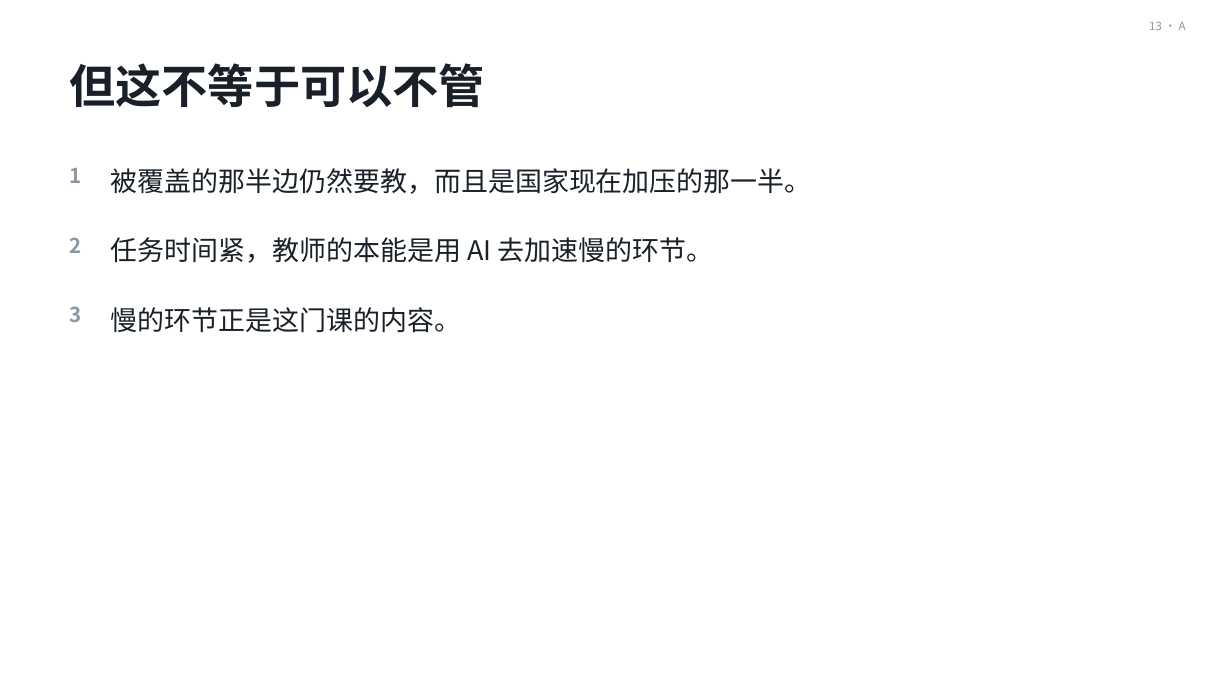
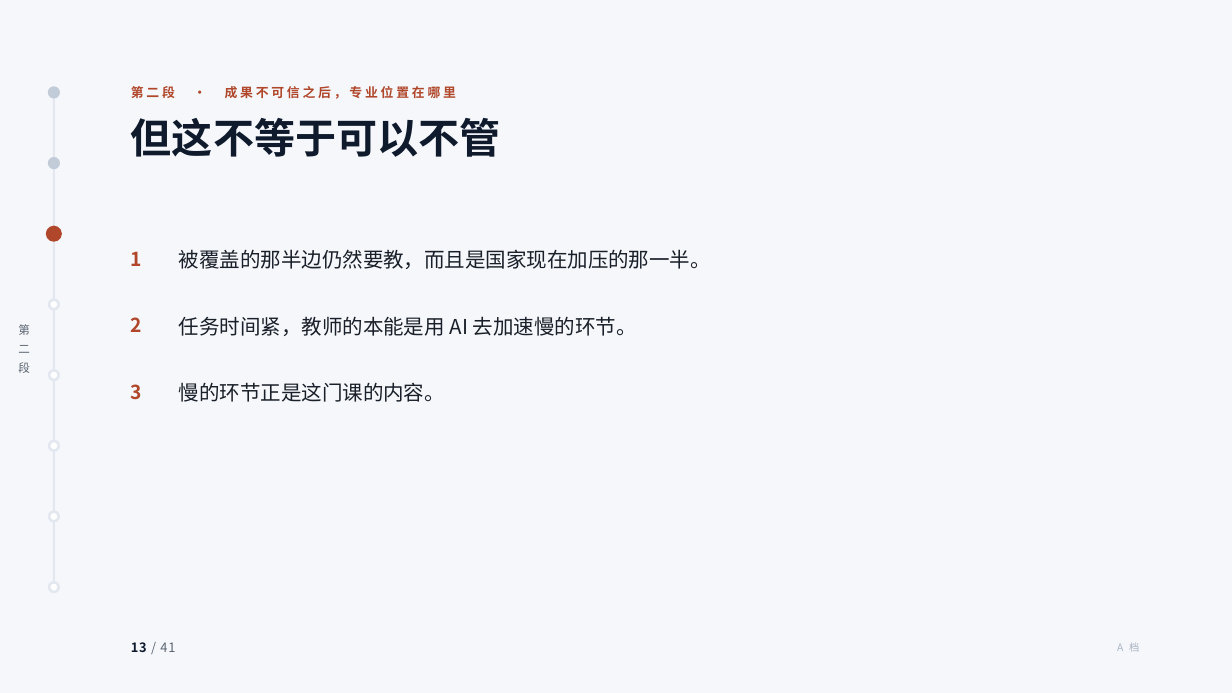
Before and after one commit to tonyxinvip/slides, a slide deck: slide 13 of comprehensive-practice-ai/做中学与综合实践活动.pptx. Drawn at 1232x693 pixels with LibreOffice and Linux fonts; fonts in the diff are those of the drawing. Boxes give left, top, right and bottom in pixels: in the first picture for what was removed or moved away, otherwise in the second. Text is boxed around its words. In the diff, an @@ line names an element or a change of style, - is before the commit and + after.

```diff
--- a/comprehensive-practice-ai/做中学与综合实践活动.pptx
+++ b/comprehensive-practice-ai/做中学与综合实践活动.pptx
@@ background #FFFFFF to #F5F7FB @@
@@ text removed at bbox=[1149, 21, 1186, 30] @@
-13 · A
@@ ellipse added at bbox=[49, 88, 58, 97], fill #C2CBD8, outline #C2CBD8 2 pt @@
@@ text added at bbox=[131, 86, 456, 99], 10 pt, text #B0472A, bold @@
+第二段 · 成果不可信之后，专业位置在哪里
@@ line added from (54, 92) to (54, 587), #E2E7F0 1.5 pt @@
@@ text "但这不等于可以不管": place and size @@
-text "但这不等于可以不管" at bbox=[69, 63, 485, 108]
+text "但这不等于可以不管" at bbox=[131, 118, 501, 157]
@@ text "但这不等于可以不管" at bbox=[131, 118, 501, 157]: size 36 to 32 pt, text colour #1A2029 to #0F1B2D @@
@@ ellipse added at bbox=[49, 158, 58, 167], fill #C2CBD8, outline #C2CBD8 2 pt @@
@@ ellipse added at bbox=[47, 227, 61, 241], fill #B0472A, outline #B0472A 2 pt @@
@@ size 21 to 16 pt; line spacing 1.35 to 1.4 in 3 elements at bbox=[179, 382, 445, 402], bbox=[179, 316, 637, 336], bbox=[179, 249, 711, 269] @@
@@ text "被覆盖的那半边仍然要教，而且是国家现在加压的那一半。": place and size @@
-text "被覆盖的那半边仍然要教，而且是国家现在加压的那一半。" at bbox=[111, 168, 812, 194]
+text "被覆盖的那半边仍然要教，而且是国家现在加压的那一半。" at bbox=[179, 249, 711, 269]
@@ size 16 to 15 pt, text colour #8C97A3 to #B0472A in 3 elements at bbox=[131, 384, 142, 400], bbox=[131, 317, 142, 332], bbox=[131, 251, 142, 266] @@
@@ text "1": place and size @@
-text "1" at bbox=[69, 168, 81, 183]
+text "1" at bbox=[131, 251, 142, 266]
@@ ellipse added at bbox=[49, 299, 58, 309], fill #FFFFFF, outline #E2E7F0 2 pt @@
@@ text added at bbox=[18, 324, 30, 373], 9 pt, text #5B6470 @@
+第
+二
+段
@@ text "2": place and size @@
-text "2" at bbox=[69, 237, 81, 253]
+text "2" at bbox=[131, 317, 142, 332]
@@ text "任务时间紧，教师的本能是用 AI 去加速慢的环节。": place and size @@
-text "任务时间紧，教师的本能是用 AI 去加速慢的环节。" at bbox=[111, 237, 714, 263]
+text "任务时间紧，教师的本能是用 AI 去加速慢的环节。" at bbox=[179, 316, 637, 336]
@@ ellipse added at bbox=[49, 371, 58, 380], fill #FFFFFF, outline #E2E7F0 2 pt @@
@@ text "3": place and size @@
-text "3" at bbox=[69, 306, 81, 322]
+text "3" at bbox=[131, 384, 142, 400]
@@ text "慢的环节正是这门课的内容。": place and size @@
-text "慢的环节正是这门课的内容。" at bbox=[111, 307, 461, 333]
+text "慢的环节正是这门课的内容。" at bbox=[179, 382, 445, 402]
@@ ellipse added at bbox=[49, 441, 58, 450], fill #FFFFFF, outline #E2E7F0 2 pt @@
@@ ellipse added at bbox=[49, 512, 58, 521], fill #FFFFFF, outline #E2E7F0 2 pt @@
@@ ellipse added at bbox=[49, 582, 58, 592], fill #FFFFFF, outline #E2E7F0 2 pt @@
@@ text added at bbox=[131, 642, 175, 652], 10 pt, text #5B6470 @@
+13 / 41
@@ text added at bbox=[1117, 643, 1139, 652], 8 pt, text #A9B3C0 @@
+A 档
```
Also in this commit, not shown: 38 other slides changed, 2 slides added, 2 slides removed, 16 other files.
